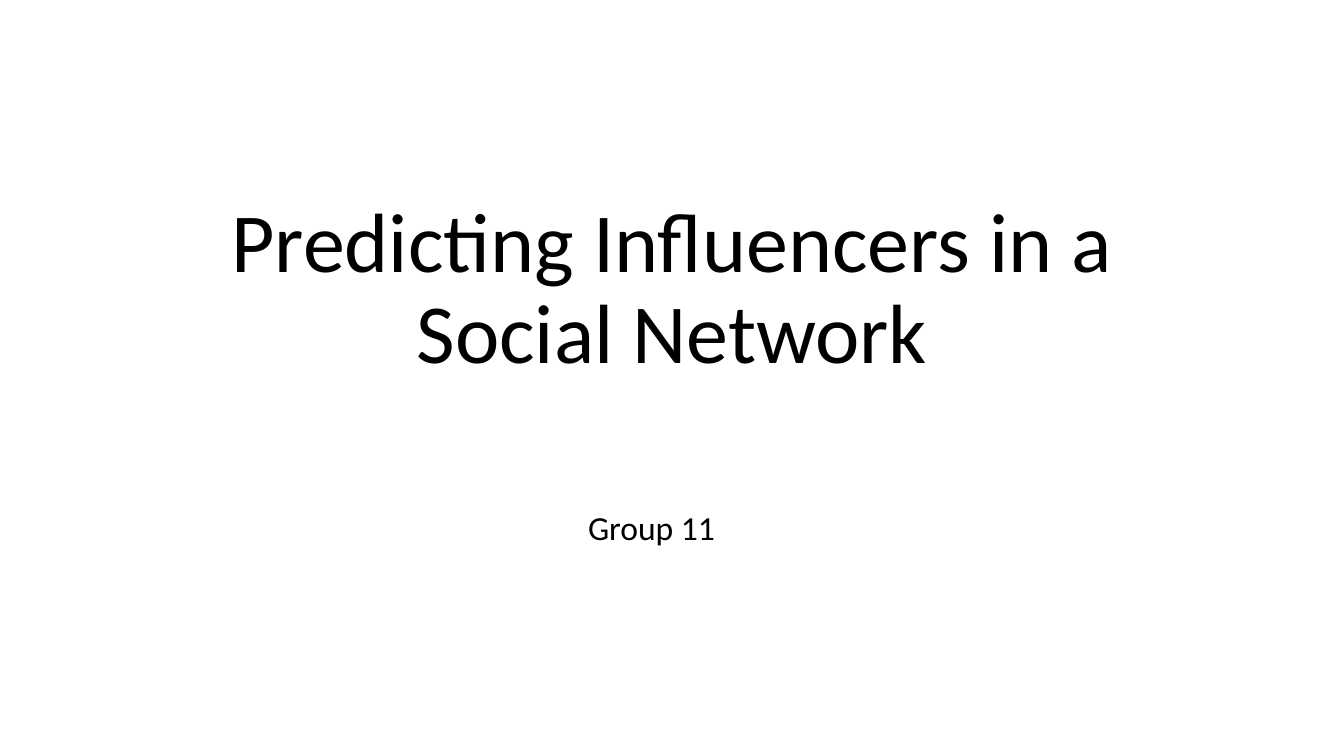
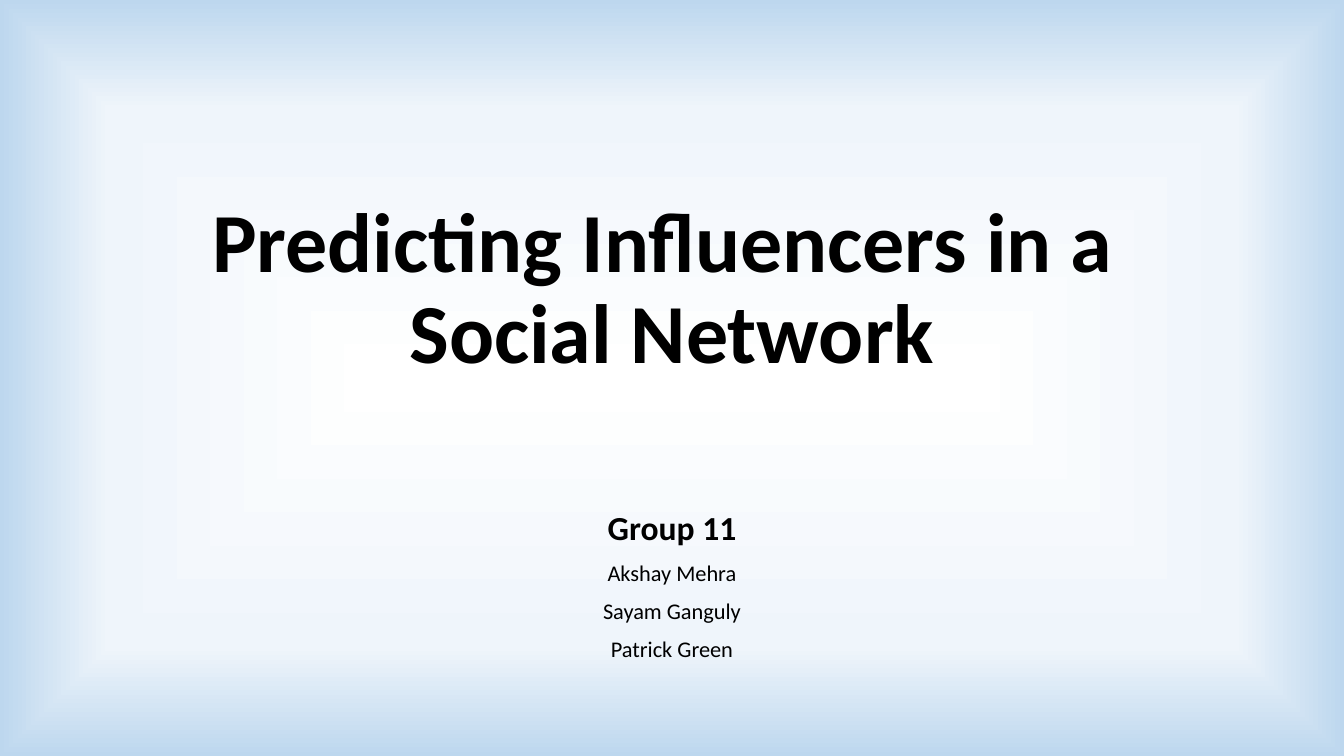
Before and after one commit to akshaymehra24/who-is-more-influential, a slide deck: slide 1 of Predicting Influencers in a Social Network.pptx. Drawn at 1344x756 pixels with LibreOffice and Linux fonts; fonts in the diff are those of the drawing. Boxes give left, top, right and bottom in pixels: in the first picture for what was removed or moved away, otherwise in the second. Text is boxed around its words. In the diff, an @@ line names an element or a change of style, - is before the commit and + after.

```diff
--- a/Predicting Influencers in a Social Network.pptx
+++ b/Predicting Influencers in a Social Network.pptx
@@ background #FFFFFF to gradient #FFFFFF to #EFF5FB to #BDD7EE @@
@@ title "Predicting Influencers in a Social ...": place and size @@
-title "Predicting Influencers in a Social ..." at [232,213,1111,364]
+title "Predicting Influencers in a Social ..." at [212,213,1112,364]
@@ title "Predicting Influencers in a Social ..." at [212,213,1112,364]: bold on @@
@@ subtitle "Group 11": place and size @@
-subtitle "Group 11" at [588,518,715,546]
+subtitle "Group 11" at [603,518,741,657]
@@ subtitle at [608,518,736,546]: bold on in "Group 11" @@
@@ subtitle at [603,565,741,657]: paragraphs added @@
+Akshay Mehra
+Sayam Ganguly
+Patrick Green
```
Also in this commit, not shown: 8 other slides changed, 5 slides added, 4 slides removed.
